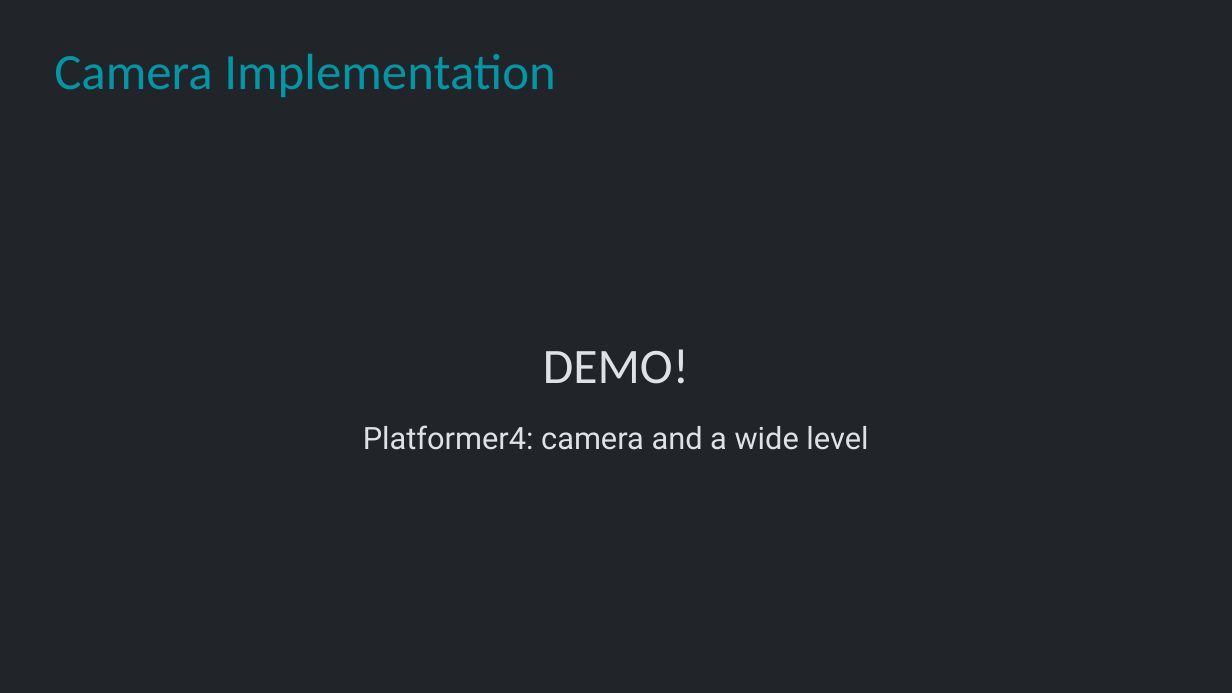
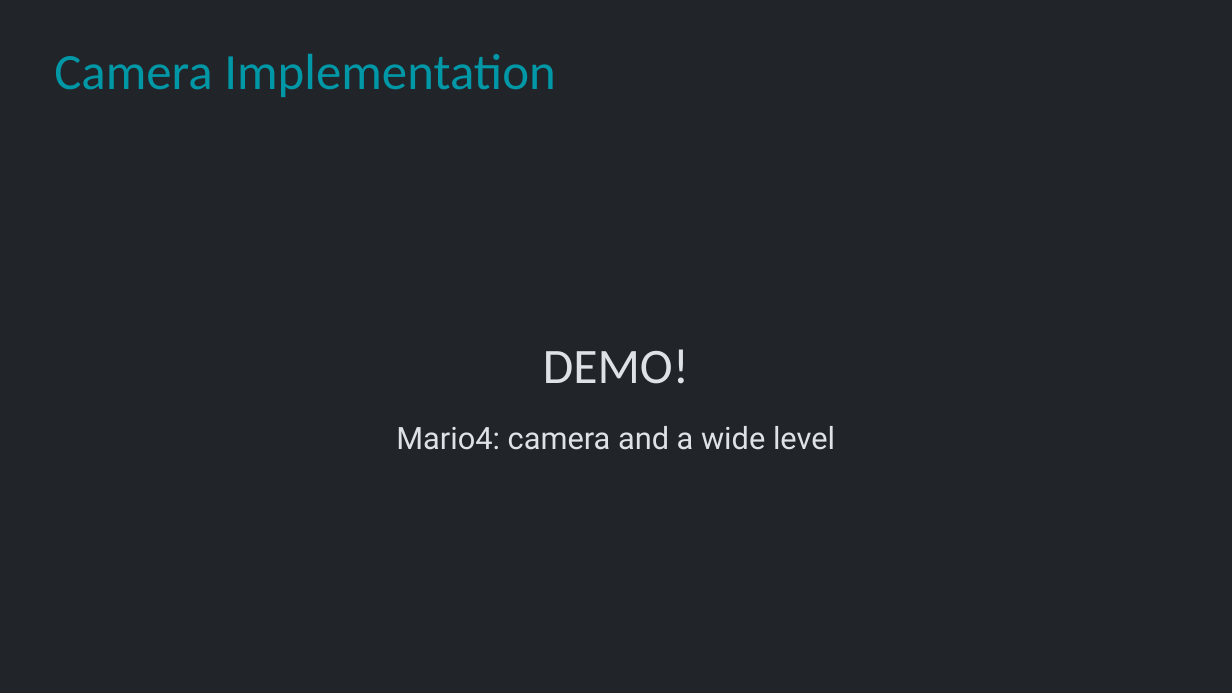
Before and after one commit to Metamate/gar, a slide deck: slide 35 of slides/06 Super Mario Bros.pptx. Drawn at 1232x693 pixels with LibreOffice and Linux fonts; fonts in the diff are those of the drawing. Boxes give left, top, right and bottom in pixels: in the first picture for what was removed or moved away, otherwise in the second. Text is boxed around its words. In the diff, an @@ line names an element or a change of style, - is before the commit and + after.

```diff
--- a/slides/06 Super Mario Bros.pptx
+++ b/slides/06 Super Mario Bros.pptx
@@ text at [396, 426, 835, 450]: text changed @@
-Platformer4: camera and a wide level
+Mario4: camera and a wide level
```
Also in this commit, not shown: 11 other slides changed, 17 other files.
